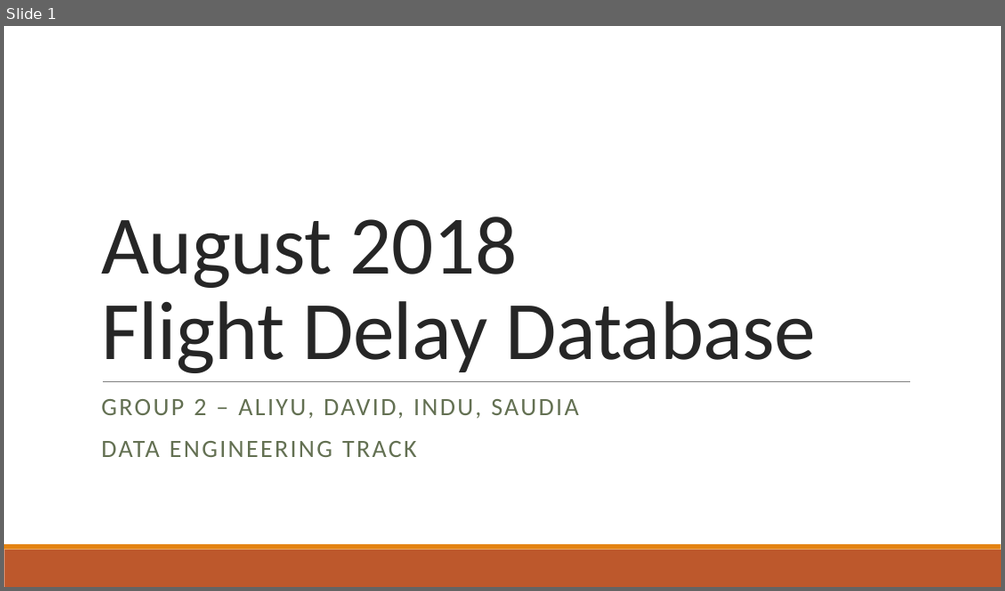
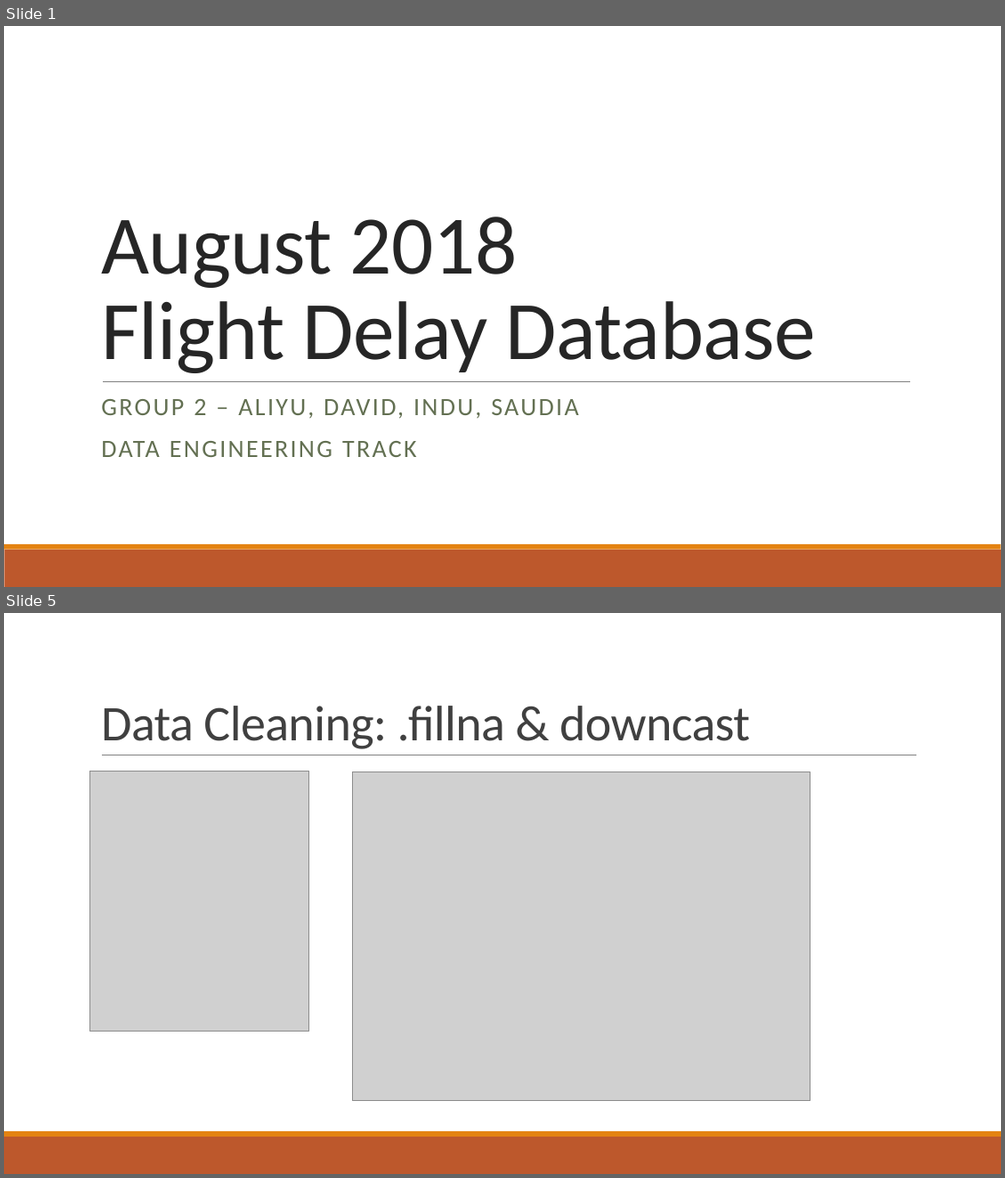
Before and after one commit to DKogge/airport, a slide deck: August 2018.pptx. Shown one above the other, each under a label of ours: slide 1 before the commit, slides 1 and 5 after it; the slides between them are not shown. The pictures are 1005x591 and 1005x1178 pixels, drawn with LibreOffice and Linux fonts; fonts in the diff are those of the drawing; grey boxes stand for pictures. Boxes give left, top, right and bottom in pixels: in the first picture for what was removed or moved away, otherwise in the second. Text is boxed around its words. In the diff, an @@ line names an element or a change of style, - is before the commit and + after.

```diff
--- a/August 2018.pptx
+++ b/August 2018.pptx
@@ slide 5 added at <box>4,613,1001,1174</box>, background #FFFFFF; not listed: 2 template elements that a slide beside it also shows @@
@@ title added at <box>101,706,750,749</box>, 48 pt, text #404040 @@
+Data Cleaning: .fillna & downcast
@@ picture added at <box>90,771,308,1031</box> @@
@@ line added from (102, 755) to (917, 755), #808080 0.5 pt @@
@@ picture added at <box>353,771,810,1101</box> @@
```
Also in this commit, not shown: 1 slide changed, 3 other slides added, 1 other file.
